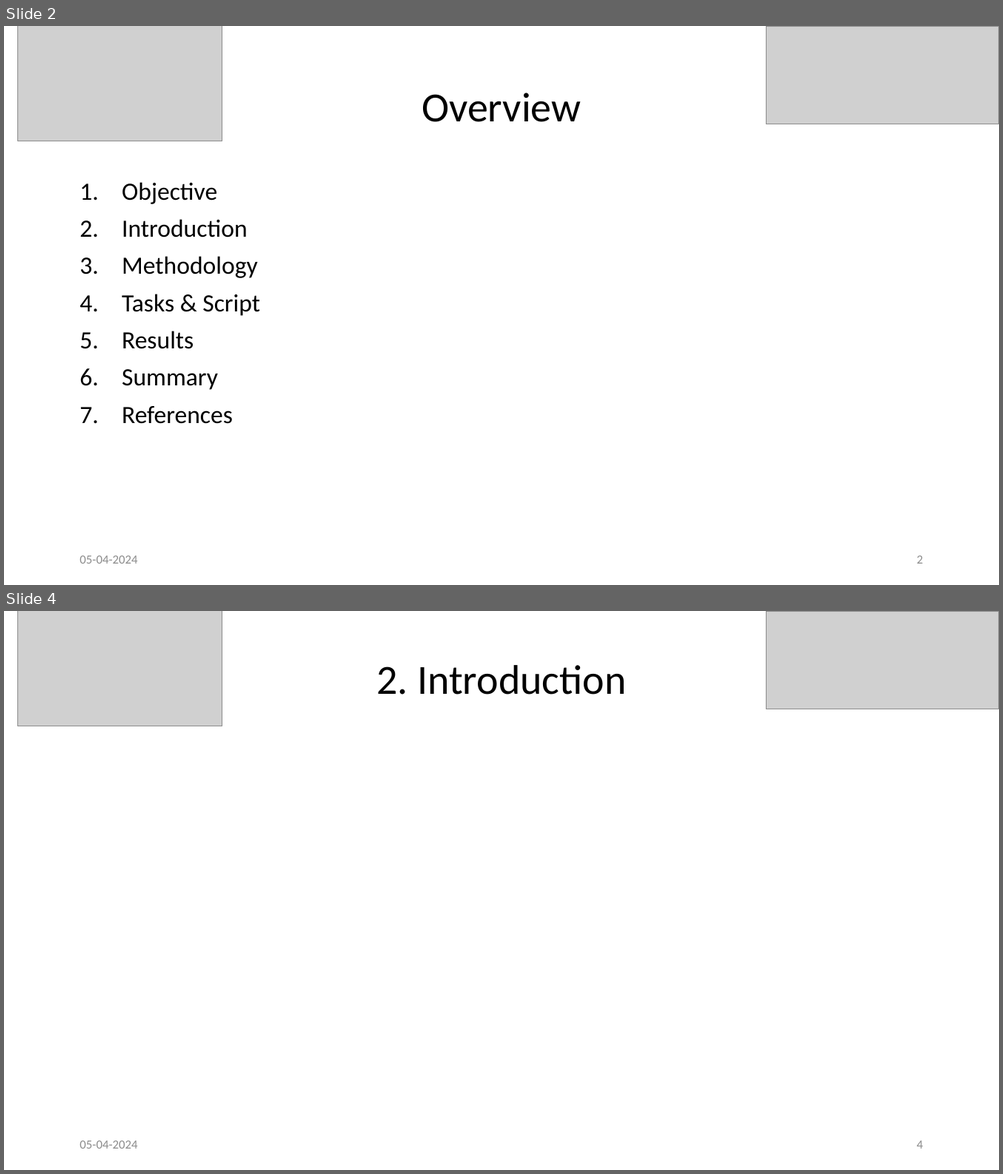
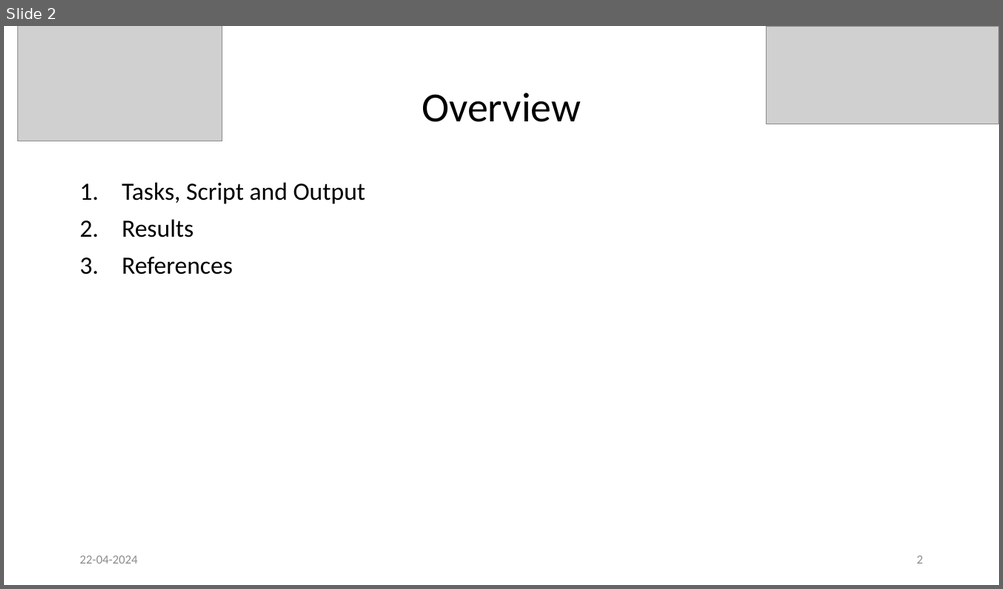
Before and after one commit to KSoni1505/Blade-Design-According-to-Betz-for-the-NREL-5MW-Wind-Turbine, a slide deck: Exercise_01_Aerodynamic .pptx. Shown one above the other, each under a label of ours: slides 2 and 4 before the commit, slide 2 after it; the slides between them are not shown. The pictures are 1003x1174 and 1003x589 pixels, drawn with LibreOffice and Linux fonts; fonts in the diff are those of the drawing; grey boxes stand for pictures. Boxes give left, top, right and bottom in pixels: in the first picture for what was removed or moved away, otherwise in the second. Text is boxed around its words. In the diff, an @@ line names an element or a change of style, - is before the commit and + after.

```diff
--- a/Exercise_01_Aerodynamic .pptx
+++ b/Exercise_01_Aerodynamic .pptx
@@ slide 4 removed at bbox=[4, 611, 999, 1170], background #FFFFFF @@
@@ picture removed at bbox=[17, 611, 222, 726] @@
@@ picture removed at bbox=[765, 611, 999, 709] @@
@@ text removed at bbox=[376, 665, 626, 695] @@
-2. Introduction
@@ text removed at bbox=[79, 1141, 137, 1149] @@
-05-04-2024
@@ page number removed at bbox=[916, 1141, 922, 1149] @@
-4
@@ slide 2 changed as well @@
@@ text at bbox=[122, 182, 366, 204]: text changed @@
-1. Objective
-2. Introduction
-3. Methodology
-4. Tasks & Script
+1. Tasks, Script and Output
@@ text at bbox=[122, 369, 218, 390]: paragraph removed @@
-6. Summary
@@ text at bbox=[79, 556, 137, 564]: text changed @@
-05-04-2024
+22-04-2024
```
Also in this commit, not shown: 6 other slides changed, 6 slides added, 3 other slides removed, 13 other files.
